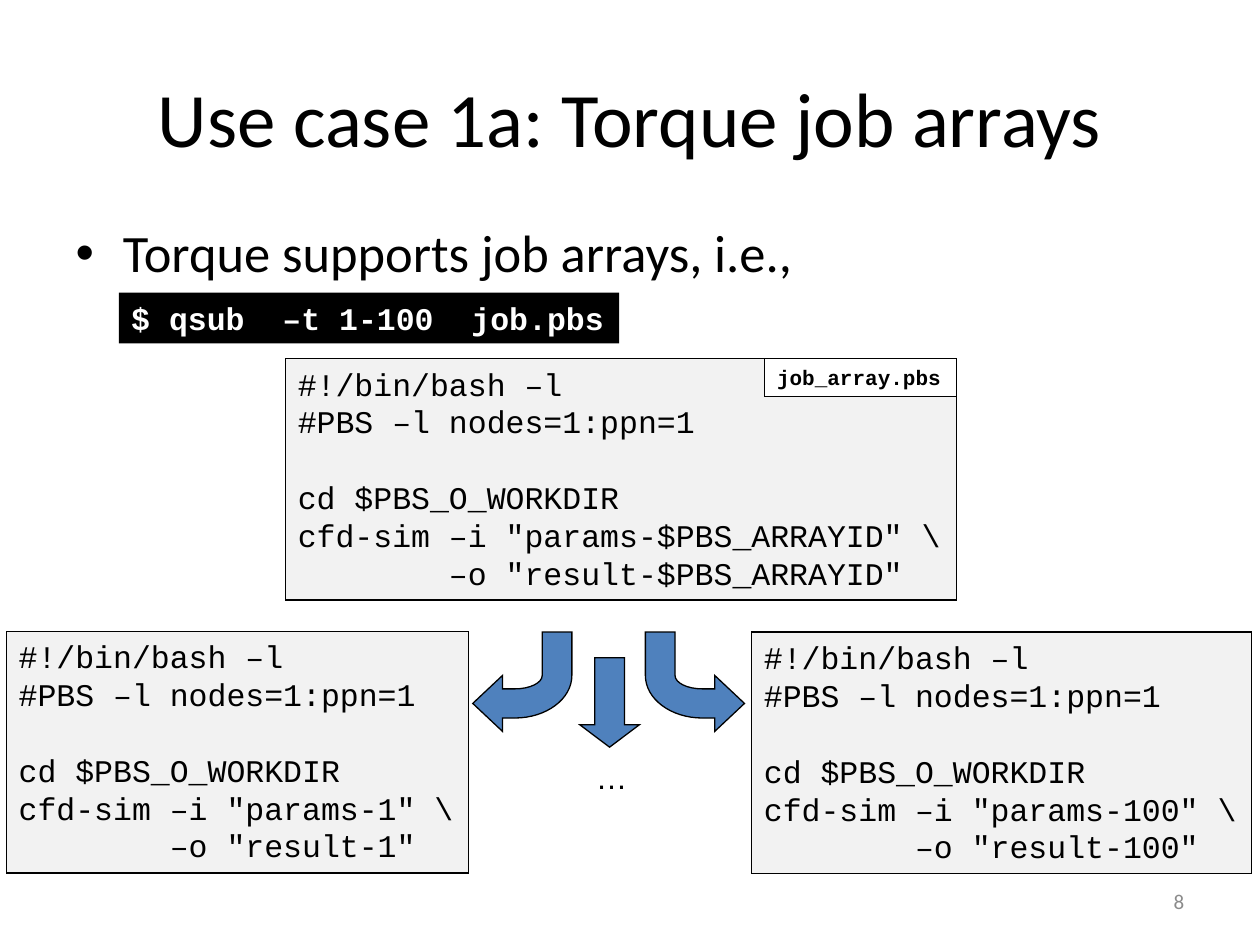
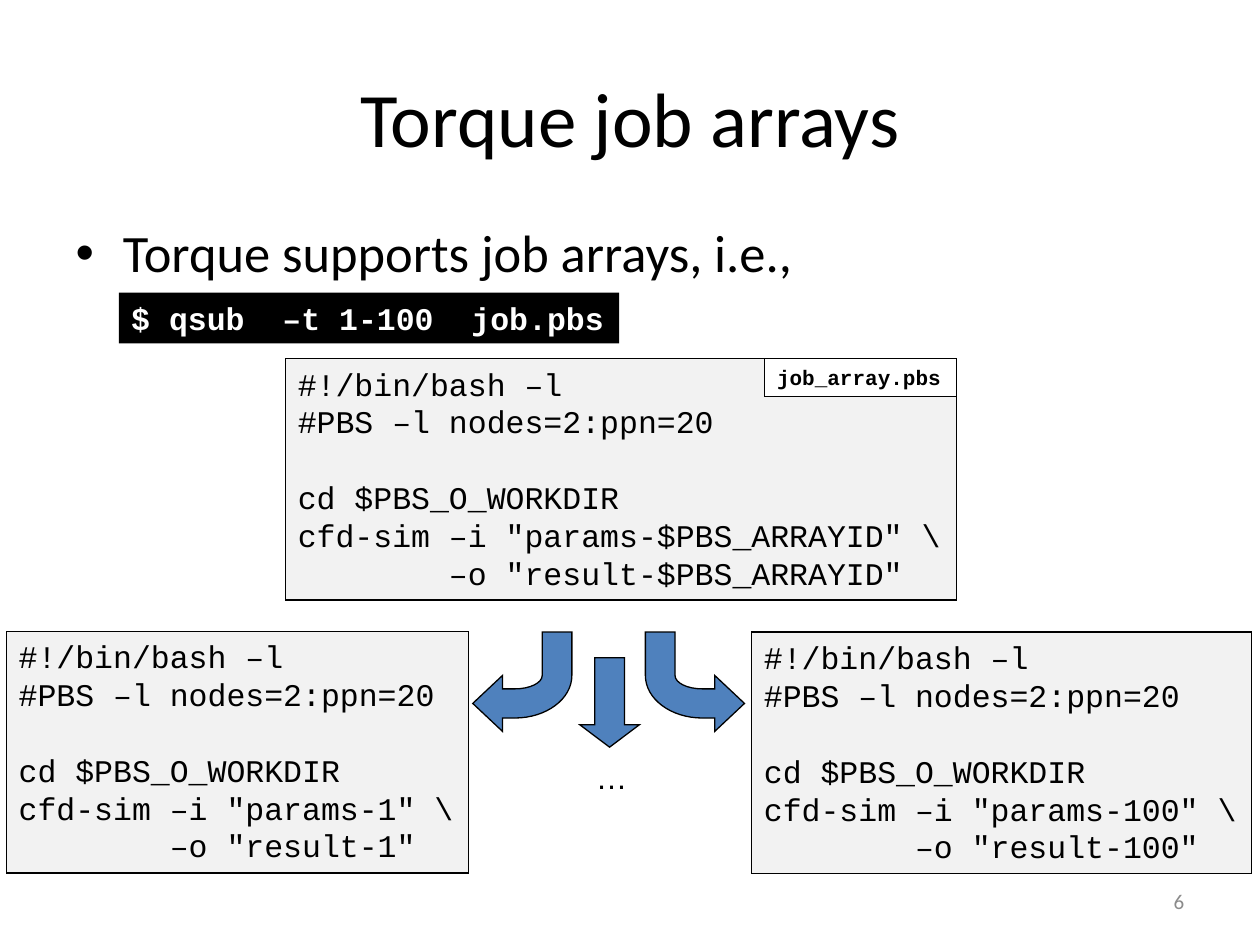
Before and after one commit to gjbex/atools, a slide deck: slide 6 of atools.pptx (slide 8 before the commit). Drawn at 1260x945 pixels with LibreOffice and Linux fonts; fonts in the diff are those of the drawing. Boxes give left, top, right and bottom in pixels: in the first picture for what was removed or moved away, otherwise in the second. Text is boxed around its words. In the diff, an @@ line names an element or a change of style, - is before the commit and + after.

```diff
--- a/atools.pptx
+++ b/atools.pptx
@@ title at [360,93,899,161]: text changed @@
-Use case 1a: Torque job arrays
+Torque job arrays
@@ text in rectangle at [298,411,714,440]: text changed @@
-#PBS –l nodes=1:ppn=1
+#PBS –l nodes=2:ppn=20
@@ text in rectangle at [19,684,435,713]: text changed @@
-#PBS –l nodes=1:ppn=1
+#PBS –l nodes=2:ppn=20
@@ text in rectangle at [764,684,1180,714]: text changed @@
-#PBS –l nodes=1:ppn=1
+#PBS –l nodes=2:ppn=20
@@ page number at [1174,895,1185,909]: text changed @@
-8
+6
```
Also in this commit, not shown: 8 other slides changed, 4 slides added, 10 slides removed.
